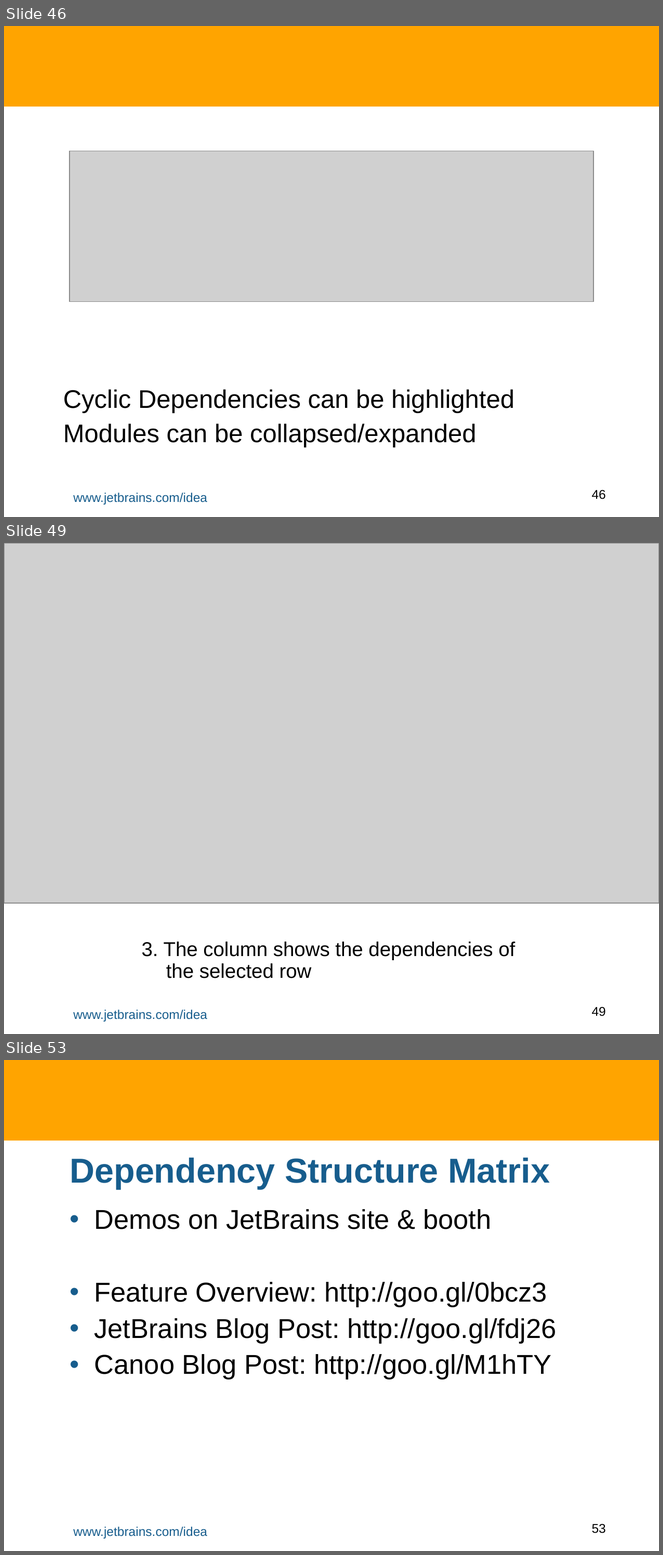
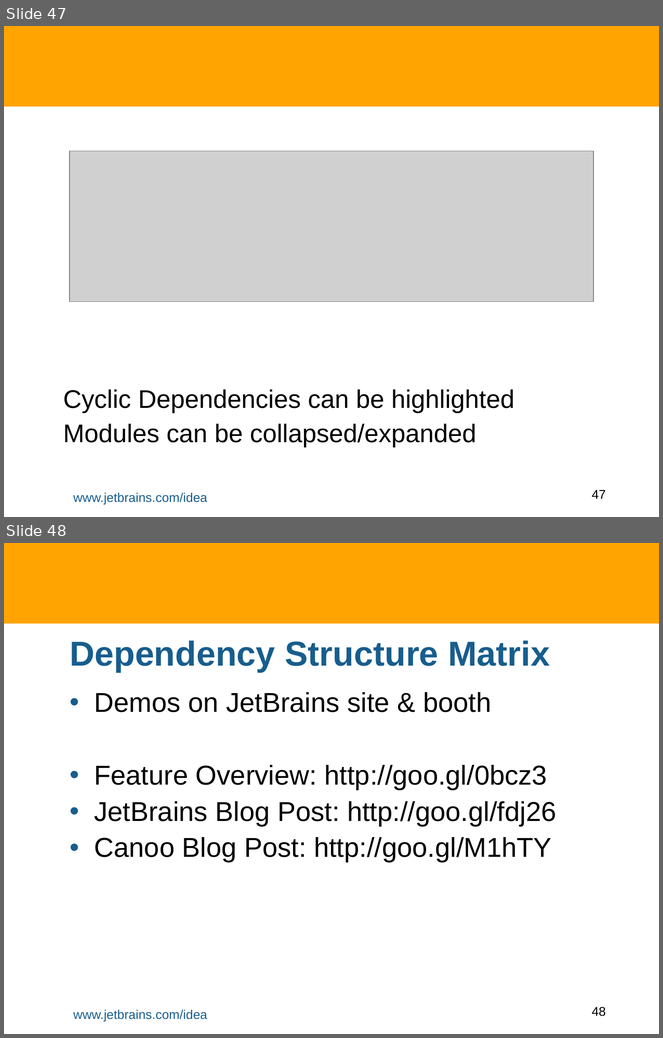
Before and after one commit to HamletDRC/presentations, a slide deck: staticanalysis/StaticAnalysisInIDEA.odp. Shown one above the other, each under a label of ours: slides 46, 49 and 53 before the commit, slides 47 and 48 after it; the slides between them are not shown. The pictures are 663x1555 and 663x1038 pixels, drawn with LibreOffice and Linux fonts; fonts in the diff are those of the drawing; grey boxes stand for pictures; background and template pictures are left out. Boxes give left, top, right and bottom in pixels: in the first picture for what was removed or moved away, otherwise in the second. Text is boxed around its words. In the diff, an @@ line names an element or a change of style, - is before the commit and + after.

```diff
--- a/staticanalysis/StaticAnalysisInIDEA.odp
+++ b/staticanalysis/StaticAnalysisInIDEA.odp
@@ slide 49 removed at <box>4,543,659,1034</box>, background #FFFFFF; not listed: 3 template elements that a slide beside it also shows @@
@@ picture removed at <box>4,543,659,903</box> @@
@@ text removed at <box>142,942,515,979</box> @@
-3. The column shows the dependencies of the selected row
@@ what was slide 46 is now slide 47 @@
@@ page number at <box>592,490,606,499</box>: text changed @@
-46
+47
@@ what was slide 53 is now slide 48 @@
@@ page number at <box>592,1007,606,1017</box>: text changed @@
-53
+48
```
Also in this commit, not shown: 10 slides changed, 4 slides added, 8 other slides removed, 1 other file.
